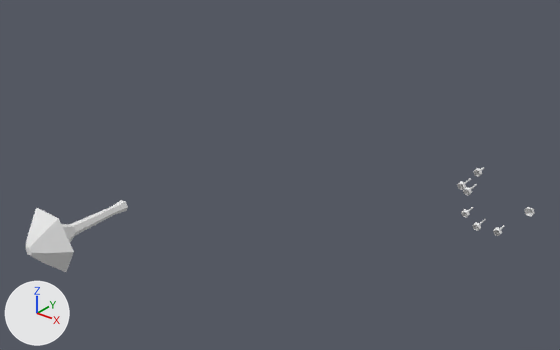
Before and after pictures for a commit that changed the OBJ model assets/models/level/mushroom/model.obj.
Rendered twice from a camera (50 mm lens) standing at (394.0, -1329.0, 703.0) and looking at (-424.0, -306.0, 68.0). Arrows for +X, +Y and +Z are at lower left; the lights stay in place. The older version comes first. Where no turn or scale is listed for an object, it has been applied to the vertices.

Names of what the first picture shows: 'mushroomMesh.old'.
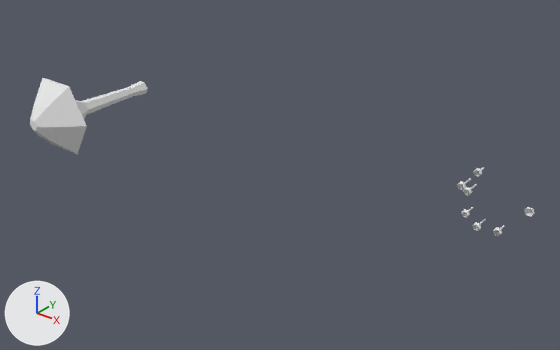
The change, as a diff of the scene's bpy script:
```diff
--- a/assets/models/level/mushroom/model.obj.py
+++ b/assets/models/level/mushroom/model.obj.py
@@ me_mushroommesh_old @@
 # used by ob_mushroommesh_old; location = (0.0, 0.0, 0.0)
-me_mushroommesh_old.from_pydata(...)  # 324 vertices, 553 faces; spans x -860.0..-37.0, y -627.0..0.0, z -145.0..58.0
+me_mushroommesh_old.from_pydata(...)  # 324 vertices, 553 faces; spans x -738.0..-37.0, y -653.0..0.0, z -68.0..278.0
+# me_mushroommesh_old part 1: the loose piece of 42 vertices spanning x -860.0..-718.0, y -627.0..-387.0, z -145.0..-23.0 is moved by (122.0, -26.0, 301.0)
 me_mushroommesh_old.materials.append(mat_mushroommat)
```

Changed parts and their boxes [x1, y1, x2, y2] in the pictures (560 x 350 px; the box of a moved part takes in the faces that stretch with it):
'mushroomMesh.old', reshaped (50% taller): before [25, 167, 534, 272]; after [30, 78, 534, 236]
part 1 of me_mushroommesh_old, moved or reshaped: before [25, 200, 128, 272]; after [30, 78, 147, 154]
